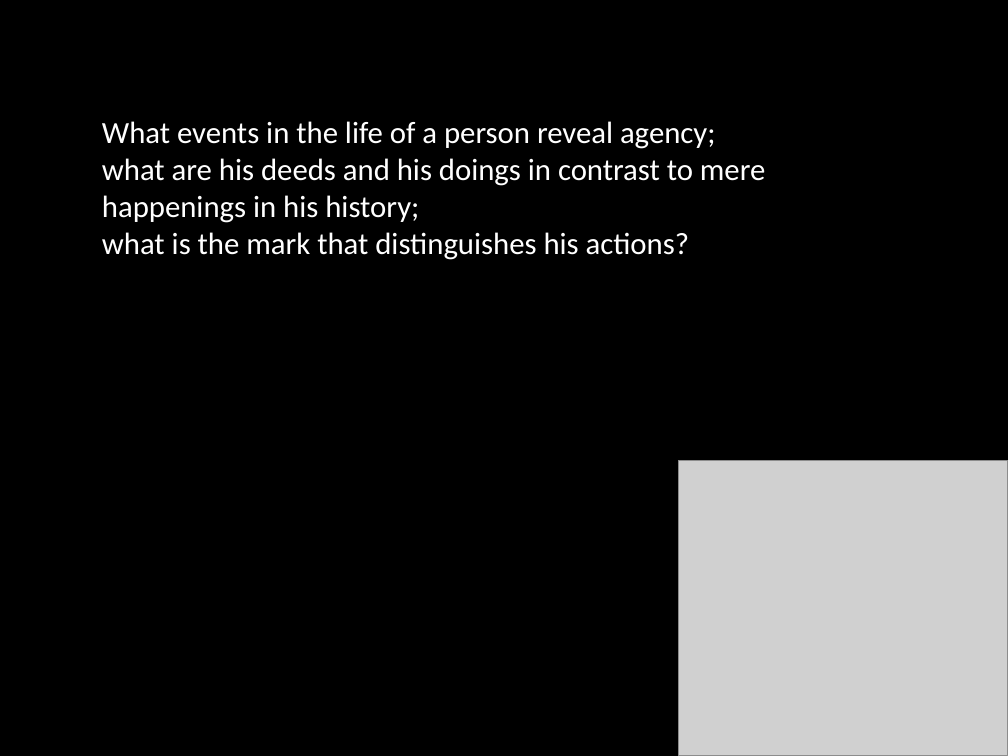
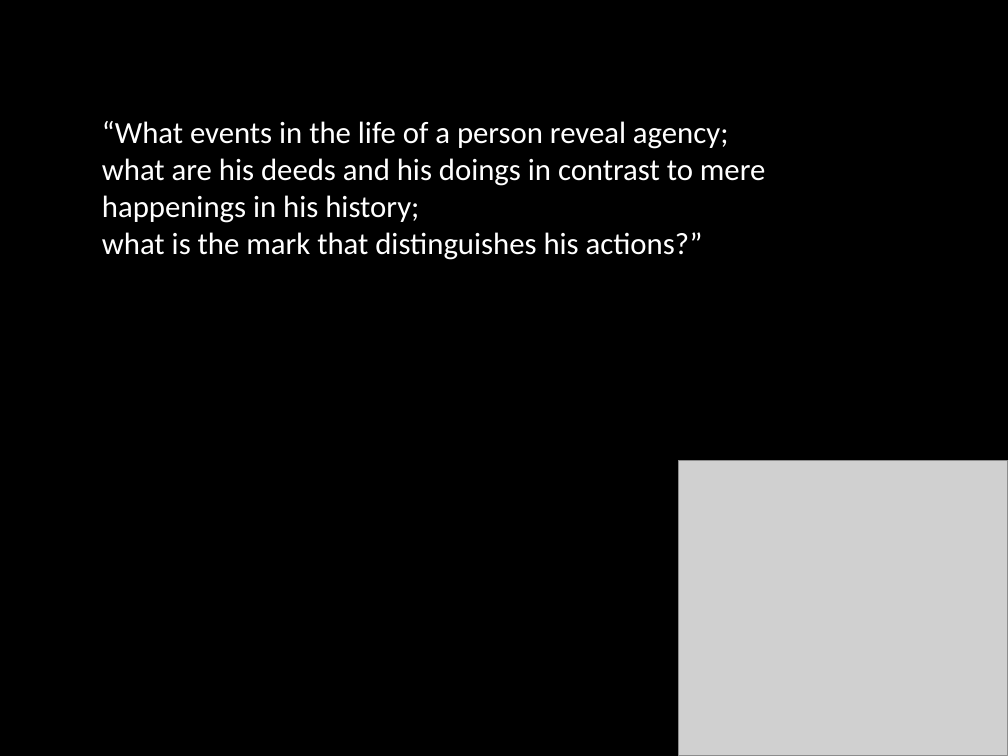
Before and after one commit to butterfill/lecture_mindreading_joint_action_philosophical_tools, a slide deck: slide 18 of lecture05 actions intentions goals/lecture05.ppt.pptx (slide 2 before the commit). Drawn at 1008x756 pixels with LibreOffice and Linux fonts; fonts in the diff are those of the drawing; grey boxes stand for pictures. Boxes give left, top, right and bottom in pixels: in the first picture for what was removed or moved away, otherwise in the second. Text is boxed around its words. In the diff, an @@ line names an element or a change of style, - is before the commit and + after.

Commit message:
working on lecture05

```diff
--- a/lecture05 actions intentions goals/lecture05.ppt.pptx
+++ b/lecture05 actions intentions goals/lecture05.ppt.pptx
@@ text at (102, 121, 765, 260): text changed @@
-What events in the life of a person reveal agency;
-what are his deeds and his doings in contrast to mere happenings in his history;
-what is the mark that distinguishes his actions?
+“What events in the life of a person reveal agency;
+what are his deeds and his doings in contrast to mere happenings in his history;
+what is the mark that distinguishes his actions?”
```
Also in this commit, not shown: 1 other slide changed, 18 slides added, 2 other files.
